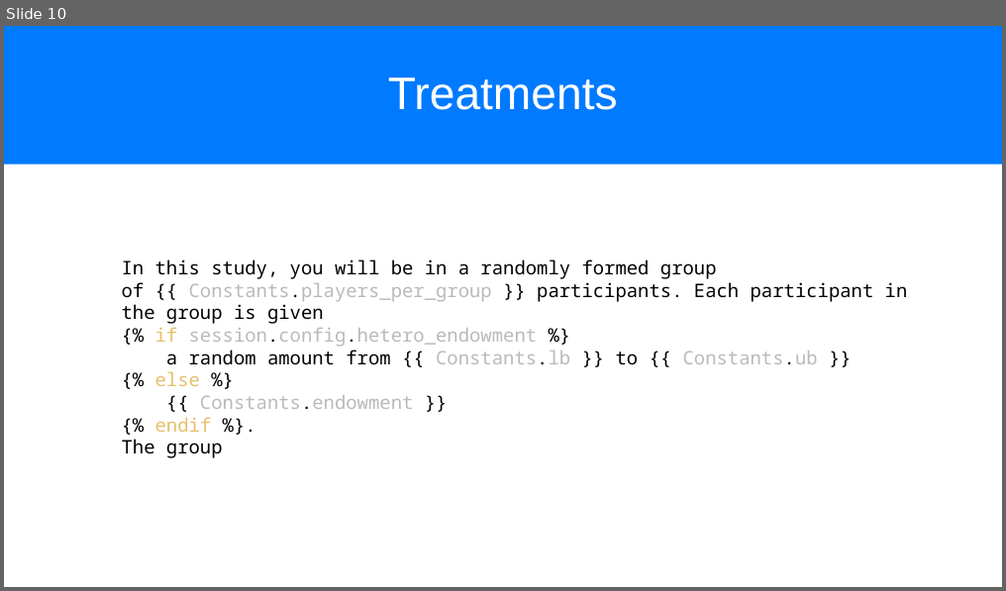
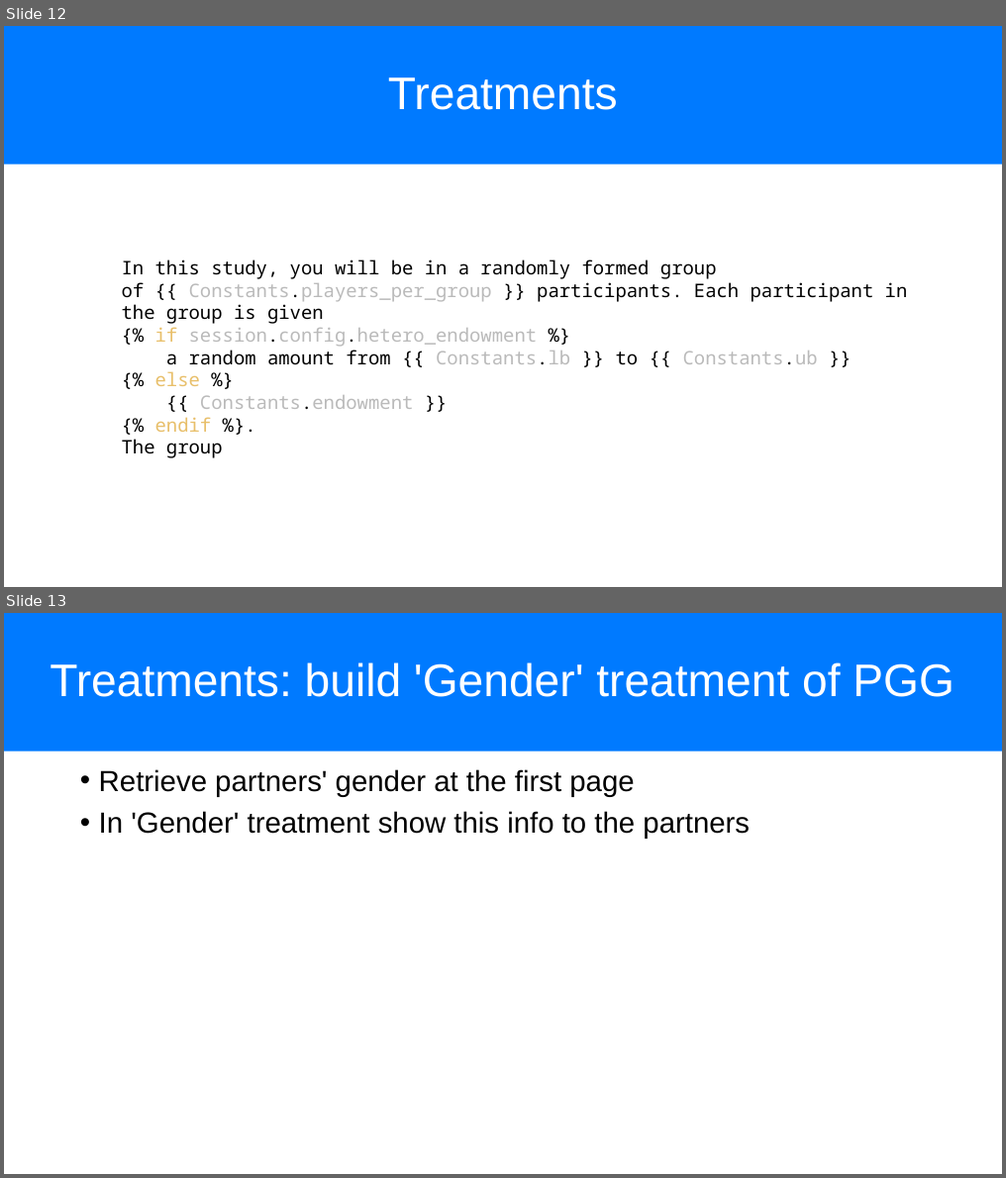
Before and after one commit to chapkovski/uncertainty-summer-school, a slide deck: presentations/frankfurt_july_2019 day3.pptx. Shown one above the other, each under a label of ours: slide 10 before the commit, slides 12 and 13 after it. The pictures are 1006x591 and 1006x1178 pixels, drawn with LibreOffice and Linux fonts; fonts in the diff are those of the drawing. Boxes give left, top, right and bottom in pixels: in the first picture for what was removed or moved away, otherwise in the second. Text is boxed around its words. In the diff, an @@ line names an element or a change of style, - is before the commit and + after.

Commit message:
gender matching

```diff
--- a/presentations/frankfurt_july_2019 day3.pptx
+++ b/presentations/frankfurt_july_2019 day3.pptx
@@ slide 13 added at bbox=[4, 613, 1002, 1174], background #FFFFFF @@
@@ title added at bbox=[4, 613, 1002, 752], fill #007AFF, 44 pt, text #FFFFFF @@
+Treatments: build 'Gender' treatment of PGG
@@ text added at bbox=[99, 769, 749, 839], 28 pt, text #000000 @@
+• Retrieve partners' gender at the first page
+• In 'Gender' treatment show this info to the partners
@@ what was slide 10 is now slide 12 @@
```
Also in this commit, not shown: 1 slide changed, 2 other slides added, 21 other files.
